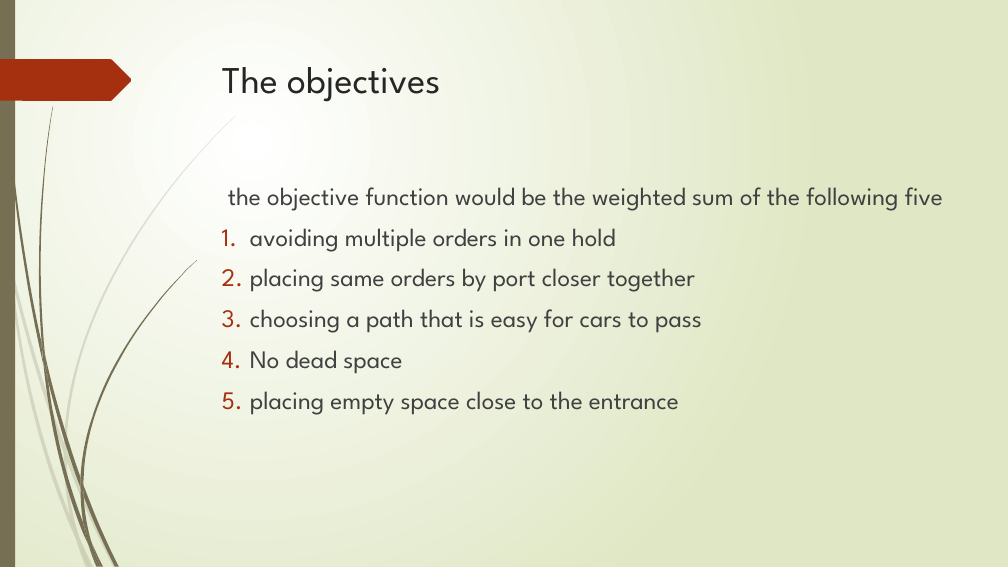
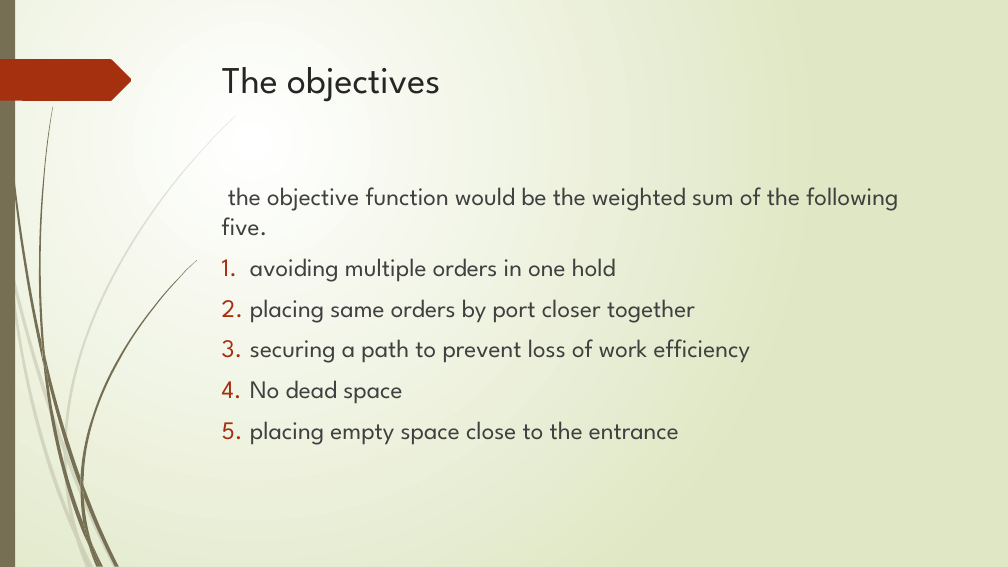
Before and after one commit to r-kurosu/kline_new, a slide deck: slide 9 of 中間報告.pptx. Drawn at 1008x567 pixels with LibreOffice and Linux fonts; fonts in the diff are those of the drawing. Boxes give left, top, right and bottom in pixels: in the first picture for what was removed or moved away, otherwise in the second. Text is boxed around its words. In the diff, an @@ line names an element or a change of style, - is before the commit and + after.

```diff
--- a/中間報告.pptx
+++ b/中間報告.pptx
@@ text at [222, 187, 898, 236]: text changed @@
-the objective function would be the weighted sum of the following five
+the objective function would be the weighted sum of the following five.
@@ text at [250, 339, 750, 363]: text changed @@
-3. choosing a path that is easy for cars to pass
+3. securing a path to prevent loss of work efficiency
```
Also in this commit, not shown: 11 other slides changed, 1 slide removed.
